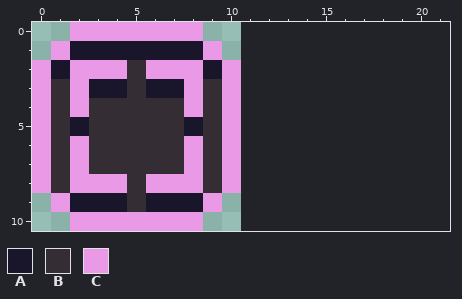
Pixel-art sprite -- Images/button_fullscreen.png. Above: the version before the commit.
The file is 22x22 pixels, drawn in blocks of 2x2; one block is one cell here. The old version is drawn lined up with the new one, on the new canvas.
Palette (. is transparent): A #19152b  B #342e34  C #ea99e6
Pixels before, first column x 0:
 0 ..CCCCCCC..
 1 .CAAAAAAAC.
 2 CACCCBCCCAC
 3 CBCAABAACBC
 4 CBCBBBBBCBC
 5 CBABBBBBABC
 6 CBCBBBBBCBC
 7 CBCBBBBBCBC
 8 CBCCCBCCCBC
 9 .CAAABAAAC.
10 ..CCCCCCC..
The result:
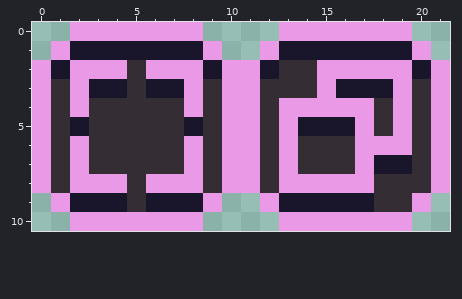
Commit: Move the remaining window buttons to UIQERButton
Changes in this commit:
canvas 11x11 -> 22x11
y 0: x 13..19 ....... -> CCCCCCC
y 1: x 12..20 ......... -> CAAAAAAAC
y 2: x 11..21 ........... -> CABBCCCCCAC
y 3: x 11..21 ........... -> CBBBCAAACBC
y 4: x 11..21 ........... -> CBCCCCCBCBC
y 5: x 11..21 ........... -> CBCAAACBCBC
y 6: x 11..21 ........... -> CBCBBBCCCBC
y 7: x 11..21 ........... -> CBCBBBCAABC
y 8: x 11..21 ........... -> CBCCCCCBBBC
y 9: x 12..20 ......... -> CAAAAABBC
y 10: x 13..19 ....... -> CCCCCCC
Where, in picture pixels (left, top, right, bottom), the same in both pictures:
added: (241, 22, 450, 231)
